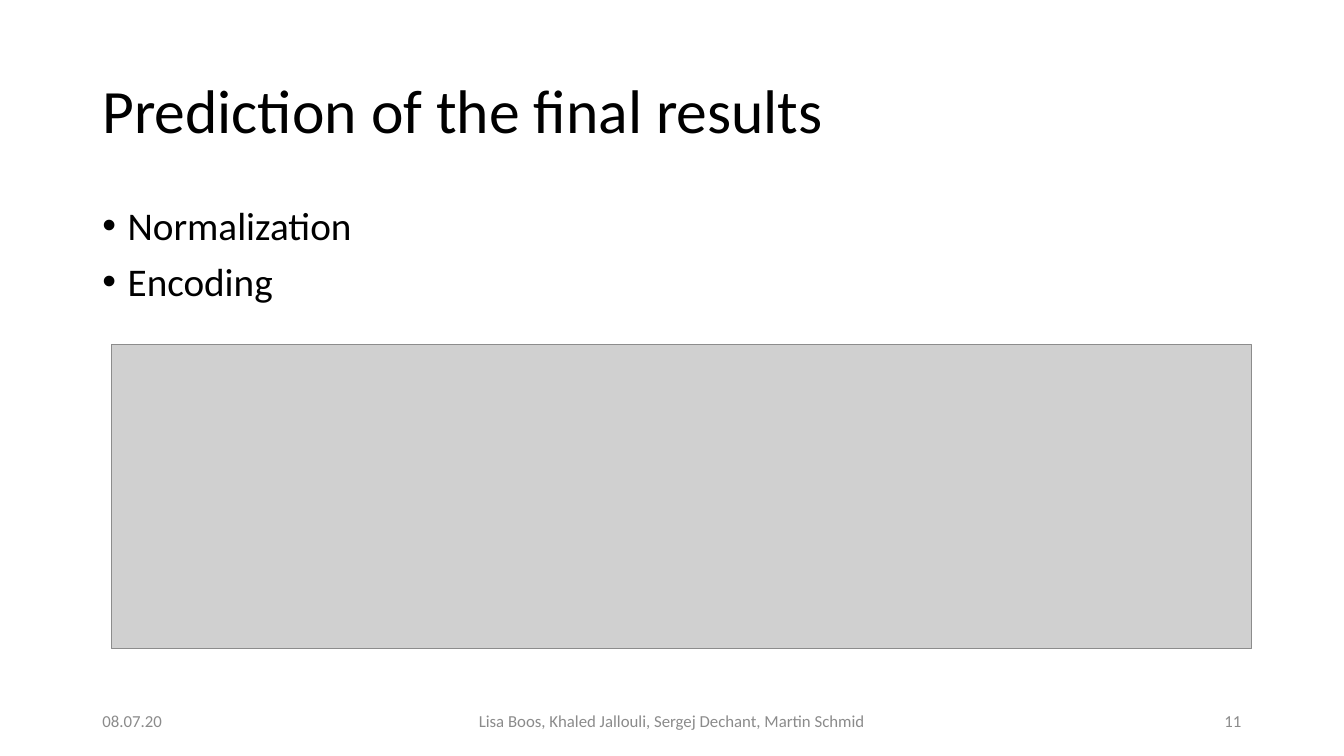
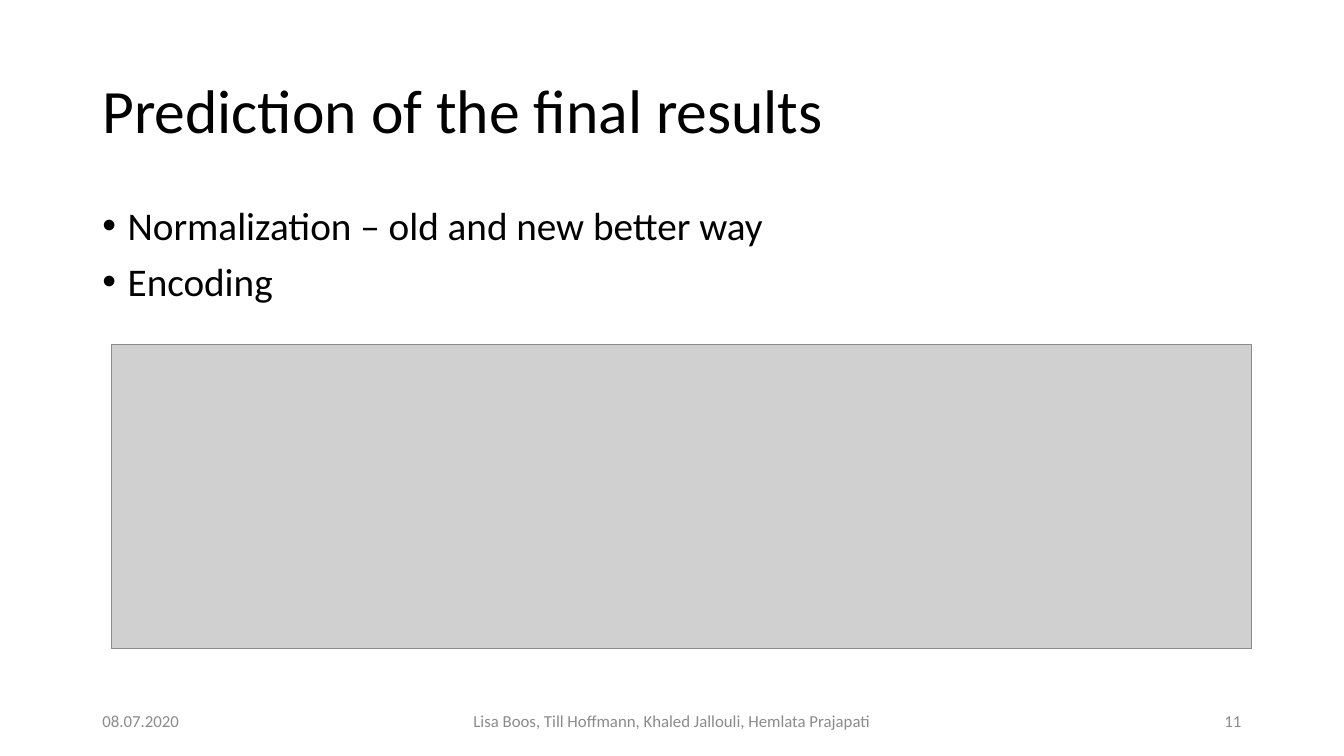
Before and after one commit to Khaledjallouli/project, a slide deck: slide 11 of Daily/sprint9/Final_Presentation_Phase_I.pptx. Drawn at 1344x756 pixels with LibreOffice and Linux fonts; fonts in the diff are those of the drawing; grey boxes stand for pictures; background and template pictures are left out. Boxes give left, top, right and bottom in pixels: in the first picture for what was removed or moved away, otherwise in the second. Text is boxed around its words. In the diff, an @@ line names an element or a change of style, - is before the commit and + after.

```diff
--- a/Daily/sprint9/Final_Presentation_Phase_I.pptx
+++ b/Daily/sprint9/Final_Presentation_Phase_I.pptx
@@ text at [128, 212, 762, 247]: text changed @@
-• Normalization
+• Normalization – old and new better way
@@ text at [102, 715, 178, 727]: text changed @@
-08.07.20
+08.07.2020
@@ text at [473, 715, 869, 730]: text changed @@
-Lisa Boos, Khaled Jallouli, Sergej Dechant, Martin Schmid
+Lisa Boos, Till Hoffmann, Khaled Jallouli, Hemlata Prajapati
```
Also in this commit, not shown: 27 other slides changed.
